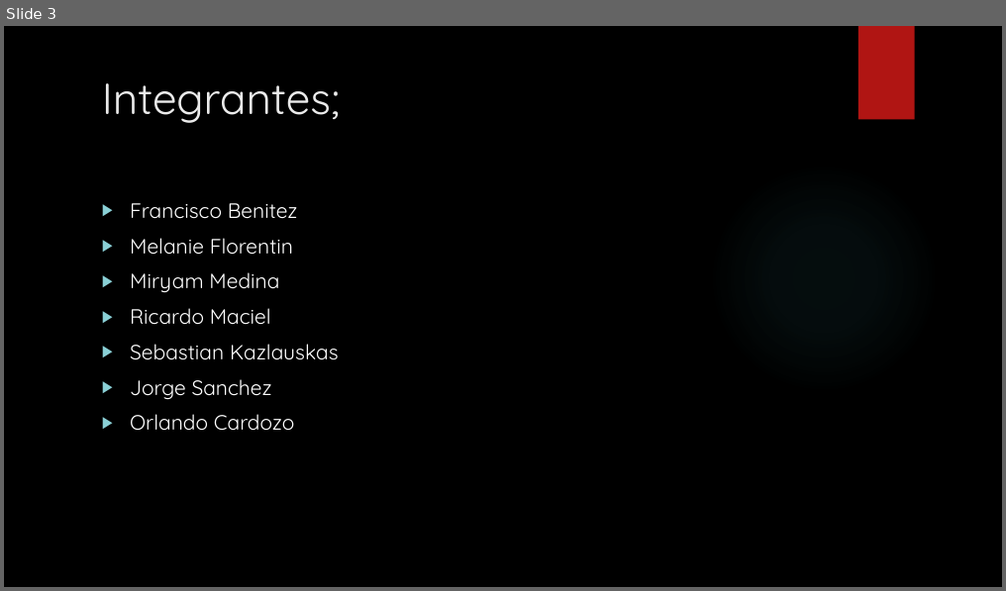
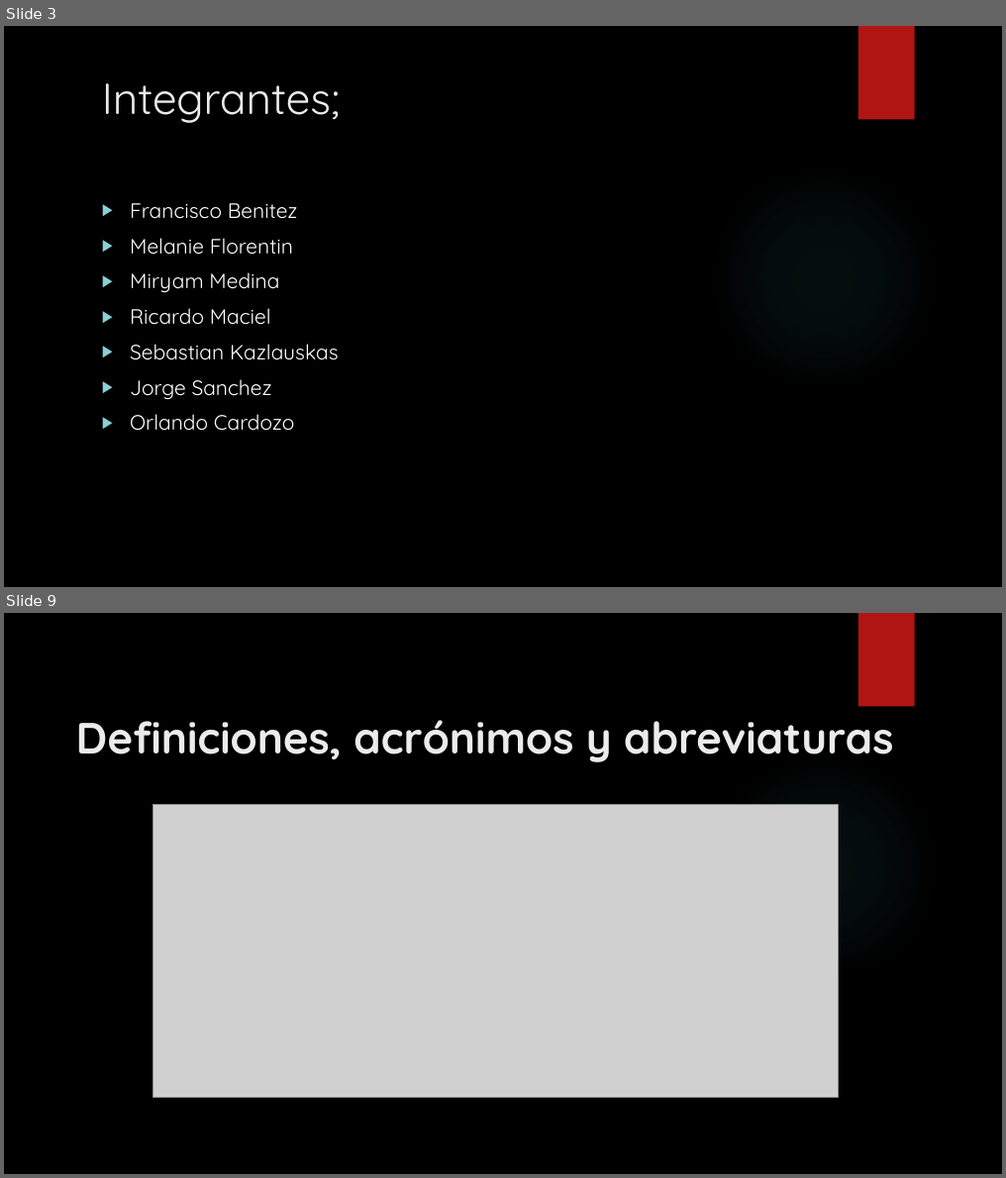
Before and after one commit to francben/proyectoDeliberyApp, a slide deck: Presentacion de Clase.pptx. Shown one above the other, each under a label of ours: slide 3 before the commit, slides 3 and 9 after it; the slides between them are not shown. The pictures are 1006x591 and 1006x1178 pixels, drawn with LibreOffice and Linux fonts; fonts in the diff are those of the drawing; grey boxes stand for pictures; background and template pictures are left out. Boxes give left, top, right and bottom in pixels: in the first picture for what was removed or moved away, otherwise in the second. Text is boxed around its words. In the diff, an @@ line names an element or a change of style, - is before the commit and + after.

```diff
--- a/Presentacion de Clase.pptx
+++ b/Presentacion de Clase.pptx
@@ slide 9 added at bbox=[4, 613, 1002, 1174], background picture (left out); not listed: 2 template elements that a slide beside it also shows @@
@@ title added at bbox=[76, 720, 893, 762], 42 pt, text #EBEBEB, bold @@
+Definiciones, acrónimos y abreviaturas
@@ picture added at bbox=[152, 805, 838, 1098] @@
```
Also in this commit, not shown: 7 other slides added.
